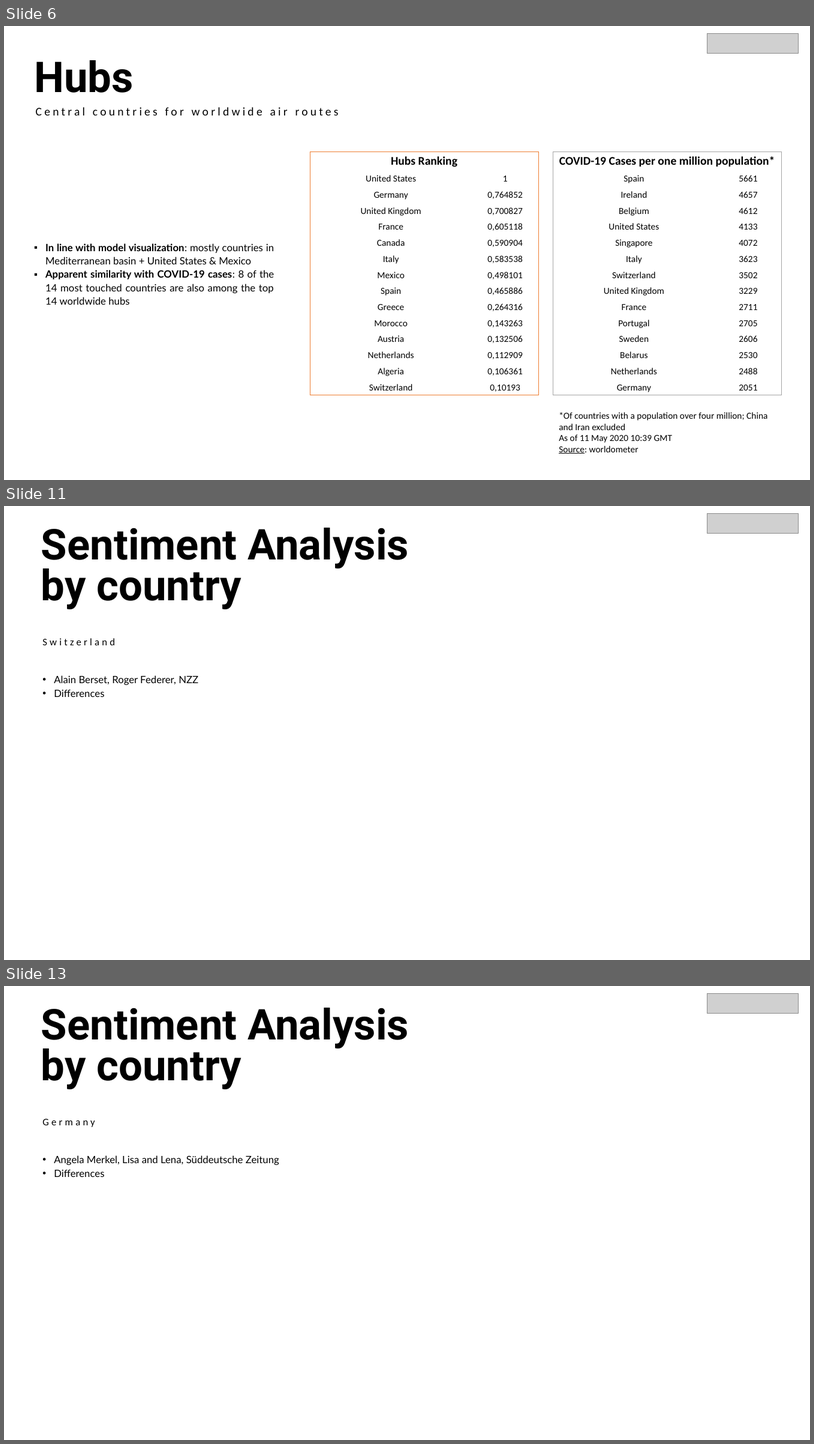
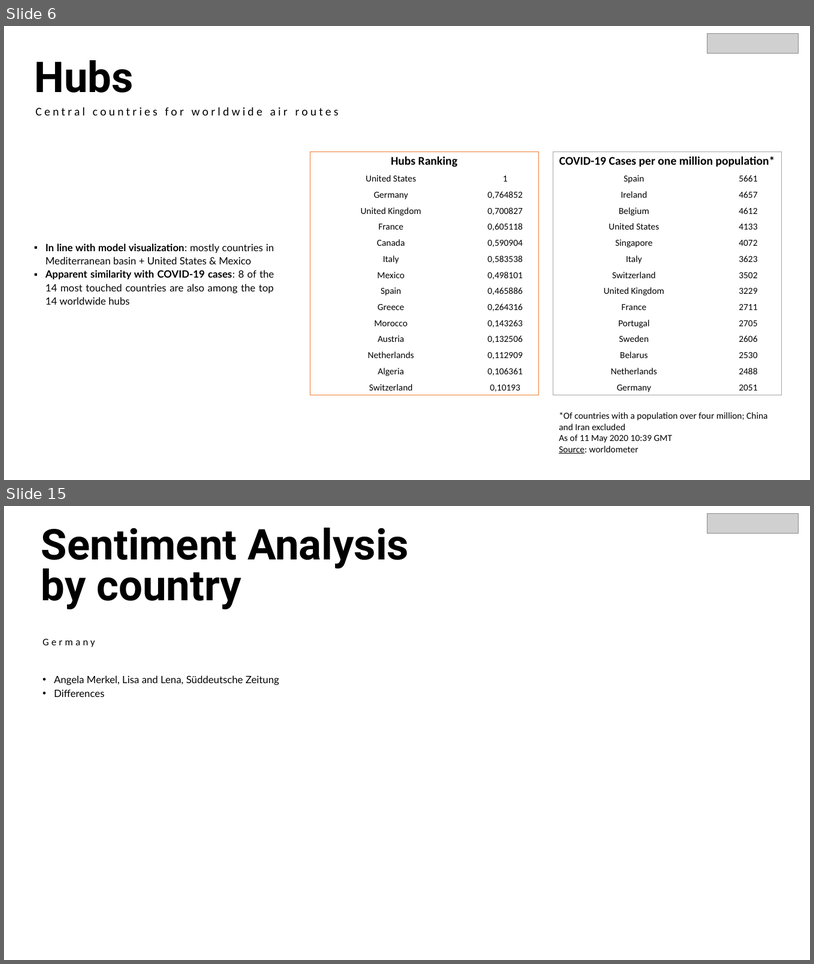
Before and after one commit to Franca97/Web_Data_and-_Digital_Analytics, a slide deck: Presentation.pptx. Shown one above the other, each under a label of ours: slides 6, 11 and 13 before the commit, slides 6 and 15 after it; the slides between them are not shown. The pictures are 814x1444 and 814x964 pixels, drawn with LibreOffice and Linux fonts; fonts in the diff are those of the drawing; grey boxes stand for pictures. Boxes give left, top, right and bottom in pixels: in the first picture for what was removed or moved away, otherwise in the second. Text is boxed around its words. In the diff, an @@ line names an element or a change of style, - is before the commit and + after.

```diff
--- a/Presentation.pptx
+++ b/Presentation.pptx
@@ slide 11 removed at bbox=[4, 506, 810, 960], background #FFFFFF @@
@@ picture removed at bbox=[708, 514, 799, 534] @@
@@ text removed at bbox=[41, 528, 409, 609] @@
-Sentiment Analysis by country
@@ text removed at bbox=[42, 638, 115, 645] @@
-Switzerland
@@ text removed at bbox=[54, 675, 198, 697] @@
-• Alain Berset, Roger Federer, NZZ
-• Differences
@@ what was slide 13 is now slide 15 @@
```
Also in this commit, not shown: 9 slides changed, 6 slides added, 1 other slide removed.
